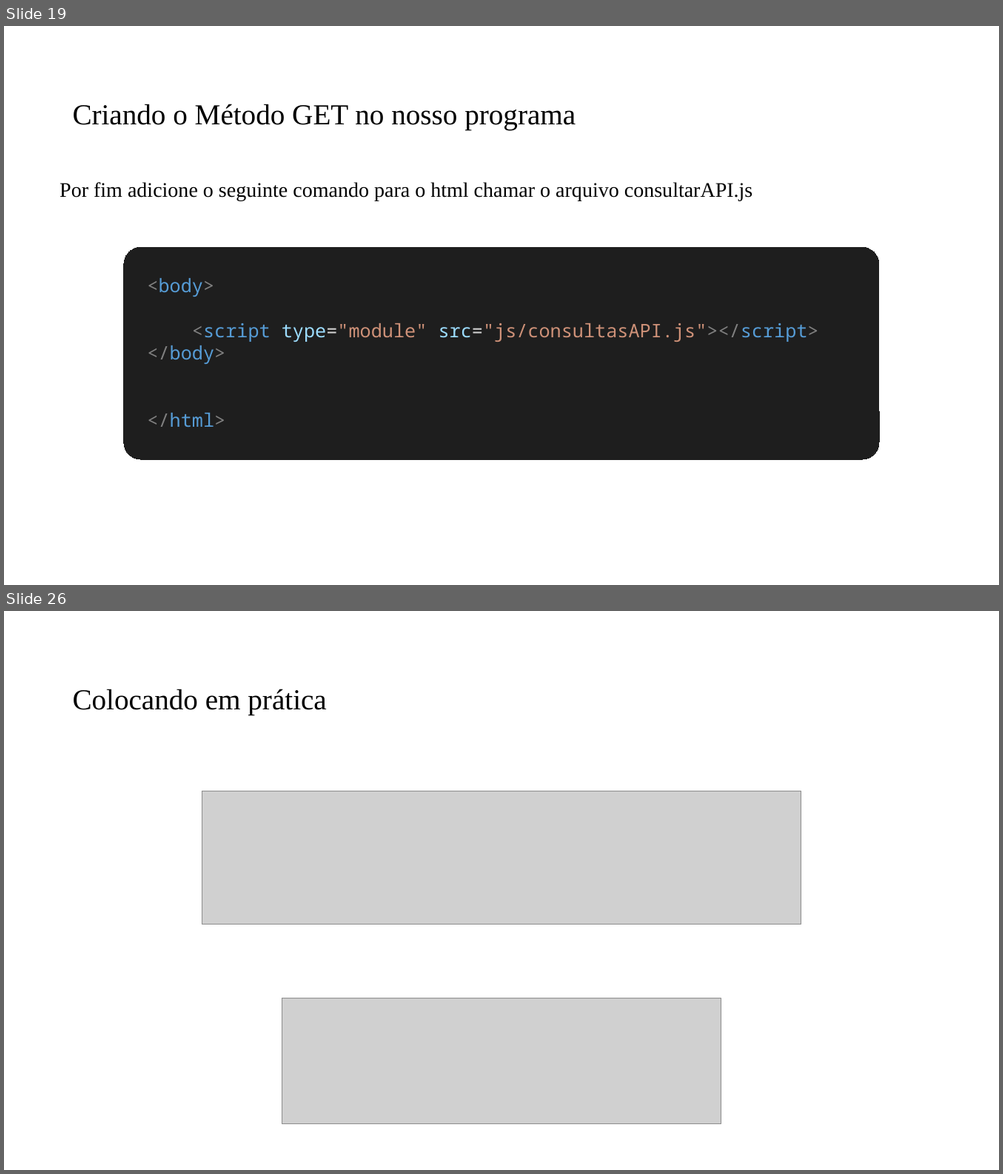
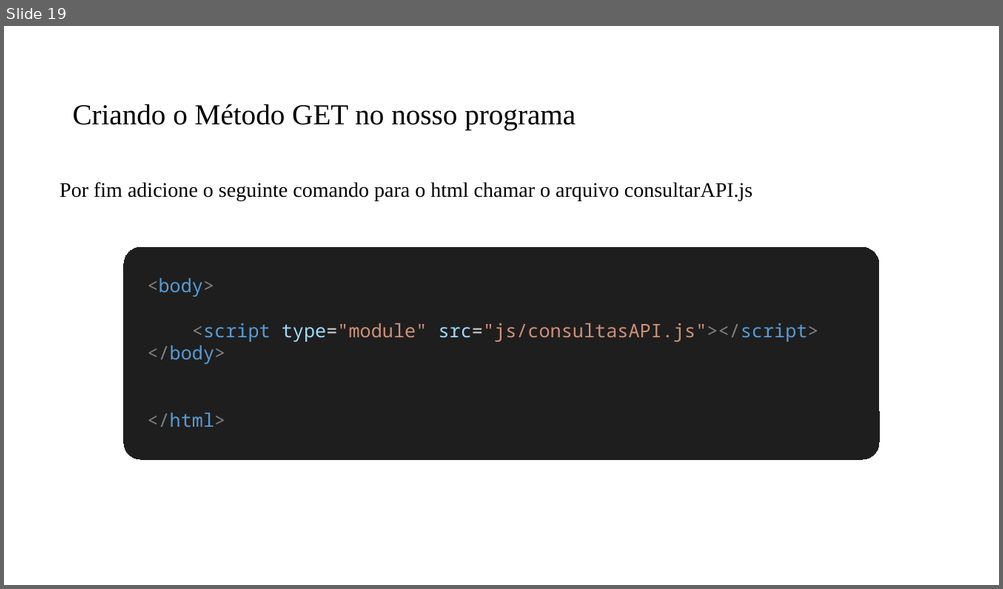
Before and after one commit to PedroMiho/UMC, a slide deck: SI/Programação para Internet/Módulo 2 - JavaScript/Aula03 - Implementado o CRUD/Implementando CRUD.pptx. Shown one above the other, each under a label of ours: slides 19 and 26 before the commit, slide 19 after it; the slides between them are not shown. The pictures are 1003x1174 and 1003x589 pixels, drawn with LibreOffice and Linux fonts; fonts in the diff are those of the drawing; grey boxes stand for pictures; background and template pictures are left out. Boxes give left, top, right and bottom in pixels: in the first picture for what was removed or moved away, otherwise in the second. Text is boxed around its words. In the diff, an @@ line names an element or a change of style, - is before the commit and + after.

```diff
--- a/SI/Programação para Internet/Módulo 2 - JavaScript/Aula03 - Implementado o CRUD/Implementando CRUD.pptx
+++ b/SI/Programação para Internet/Módulo 2 - JavaScript/Aula03 - Implementado o CRUD/Implementando CRUD.pptx
@@ slide 26 removed at [4, 611, 999, 1170], background #FFFFFF @@
@@ title removed at [73, 689, 326, 715] @@
-Colocando em prática
@@ picture removed at [202, 791, 801, 924] @@
@@ picture removed at [282, 999, 721, 1125] @@
```
Also in this commit, not shown: 8 slides added, 8 other slides removed, 4 other files.
